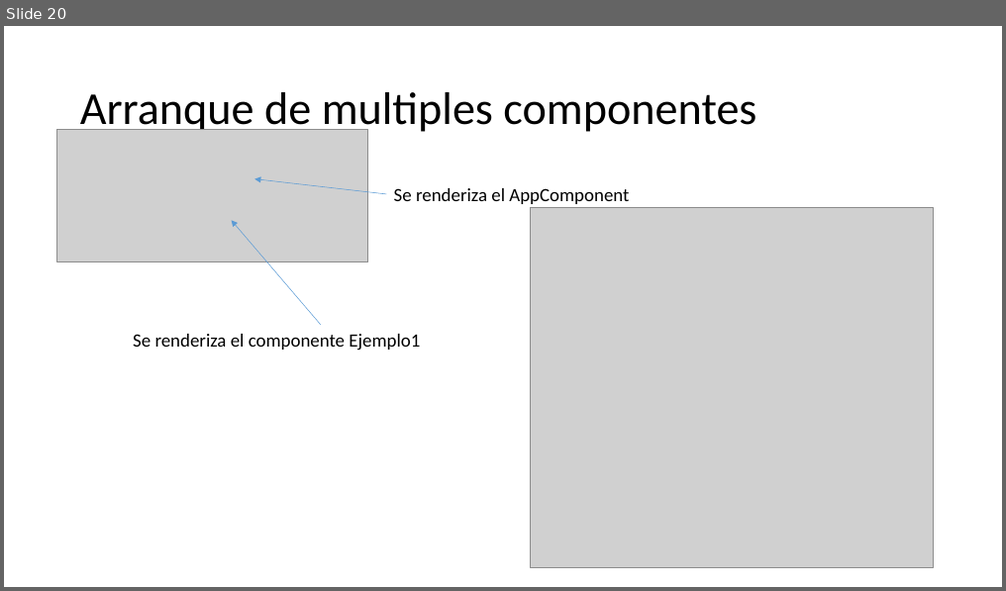
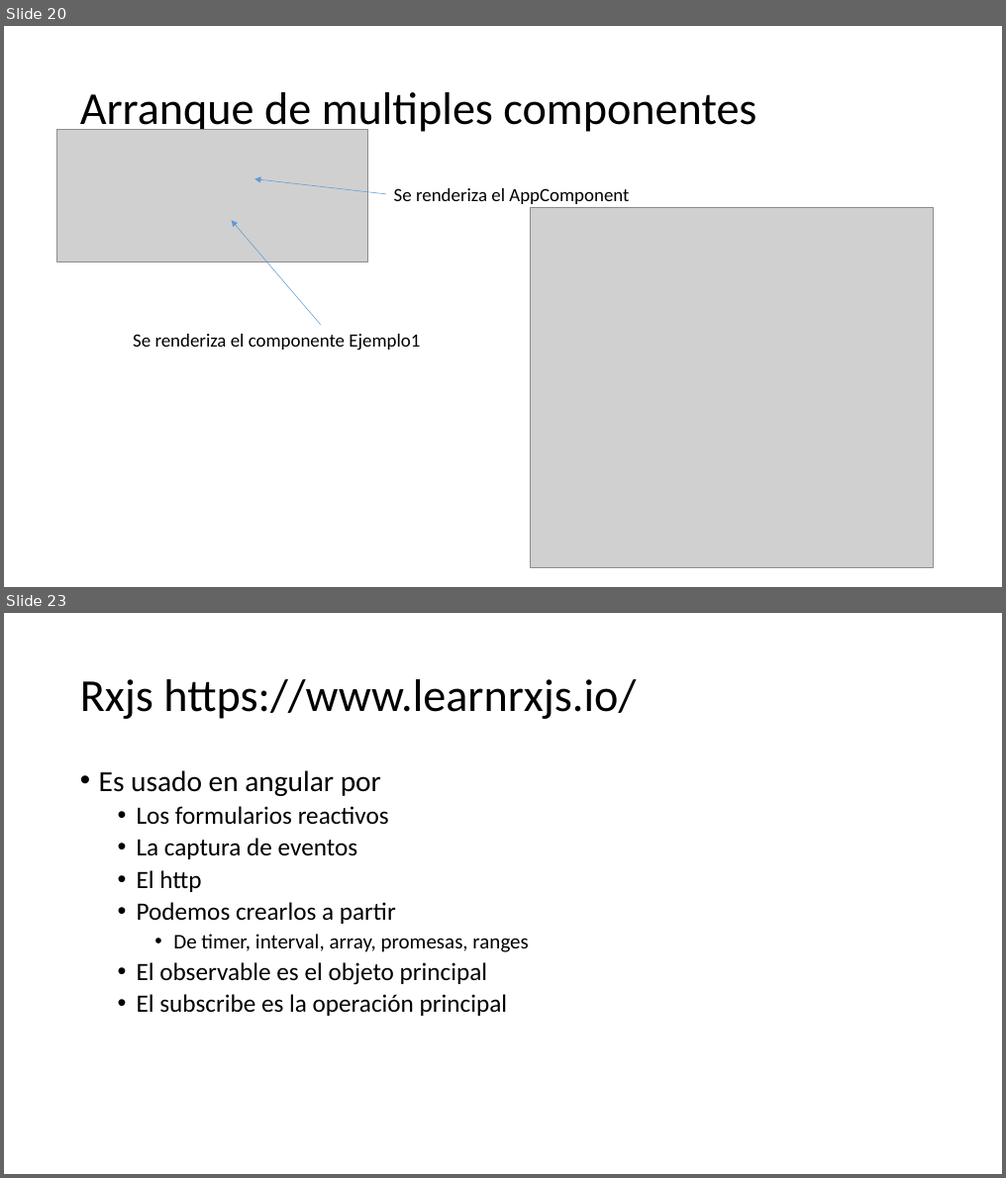
Before and after one commit to Jviejo/frontent, a slide deck: doc/angular 2 sesion 1.pptx. Shown one above the other, each under a label of ours: slide 20 before the commit, slides 20 and 23 after it; the slides between them are not shown. The pictures are 1006x591 and 1006x1178 pixels, drawn with LibreOffice and Linux fonts; fonts in the diff are those of the drawing; grey boxes stand for pictures. Boxes give left, top, right and bottom in pixels: in the first picture for what was removed or moved away, otherwise in the second. Text is boxed around its words. In the diff, an @@ line names an element or a change of style, - is before the commit and + after.

```diff
--- a/doc/angular 2 sesion 1.pptx
+++ b/doc/angular 2 sesion 1.pptx
@@ slide 23 added at [4,613,1002,1174], background #FFFFFF @@
@@ title added at [80,679,636,719], 44 pt, text #000000 @@
+Rxjs https://www.learnrxjs.io/
@@ text added at [99,770,528,1016], 24 pt, text #000000 @@
+• Es usado en angular por
+  • Los formularios reactivos
+  • La captura de eventos
+  • El http
+  • Podemos crearlos a partir
+    • De timer, interval, array, promesas, ranges
+  • El observable es el objeto principal
+  • El subscribe es la operación principal
```
Also in this commit, not shown: 1 slide changed, 13 other slides added, 4 slides removed, 15 other files.
